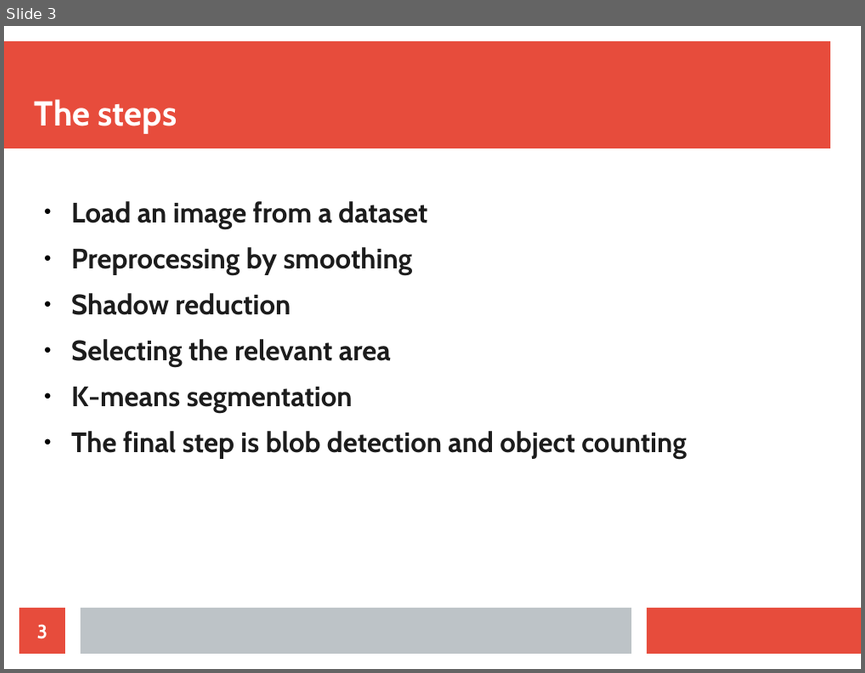
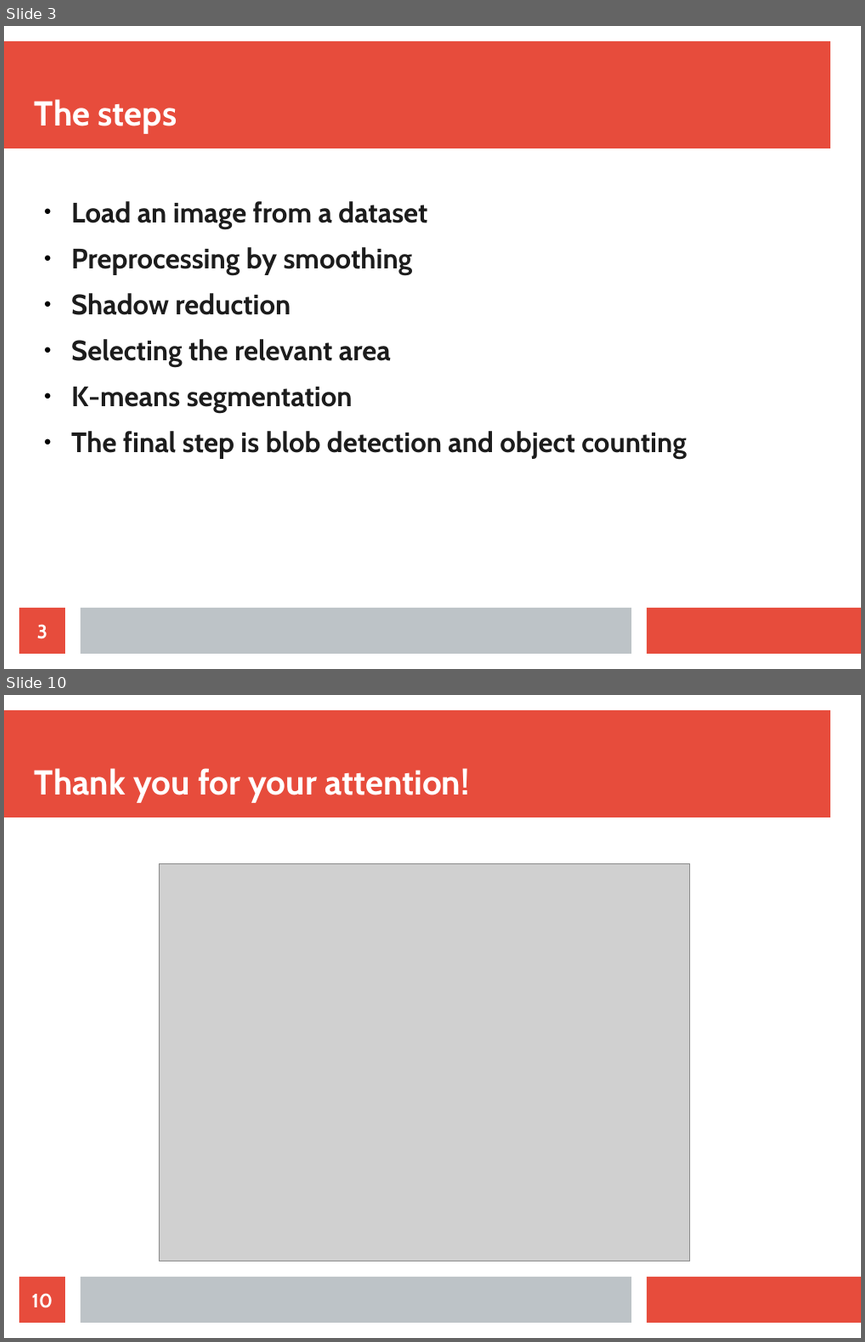
Before and after one commit to bloopeti/IP_OrangeDetection, a slide deck: Documents/Presentation.odp. Shown one above the other, each under a label of ours: slide 3 before the commit, slides 3 and 10 after it; the slides between them are not shown. The pictures are 865x673 and 865x1342 pixels, drawn with LibreOffice and Linux fonts; fonts in the diff are those of the drawing; grey boxes stand for pictures. Boxes give left, top, right and bottom in pixels: in the first picture for what was removed or moved away, otherwise in the second. Text is boxed around its words. In the diff, an @@ line names an element or a change of style, - is before the commit and + after.

```diff
--- a/Documents/Presentation.odp
+++ b/Documents/Presentation.odp
@@ slide 10 added at [4,695,861,1338], background #FFFFFF; not listed: 3 template elements that a slide beside it also shows @@
@@ title added at [35,768,469,803], 32 pt, text #FFFFFF, bold @@
+Thank you for your attention!
@@ picture added at [160,863,690,1262] @@
@@ page number added at [19,1276,65,1322], fill #E74C3C, 18 pt, text #FFFFFF, bold @@
+10
```
Also in this commit, not shown: 1 slide changed, 5 other slides added, 9 other files.
